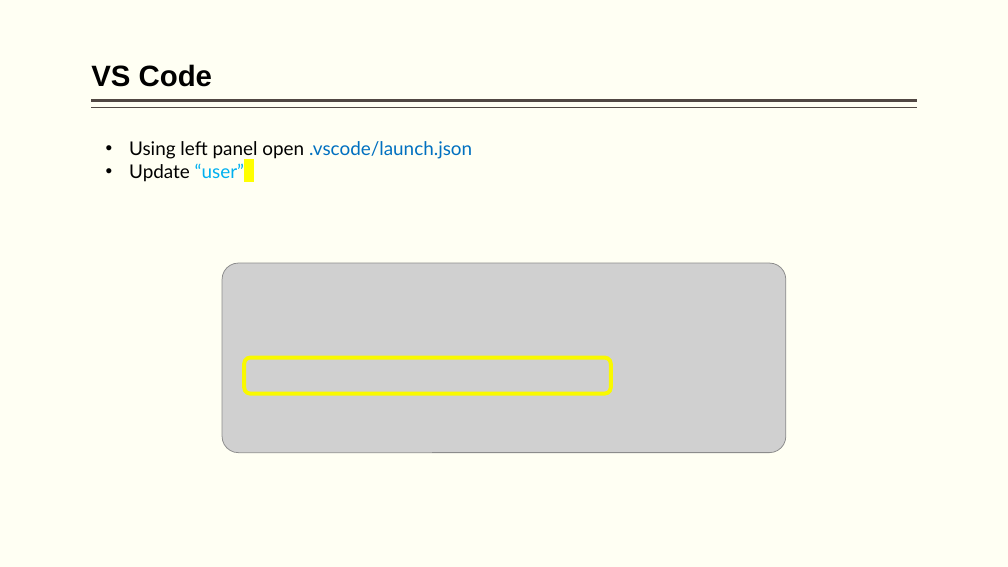
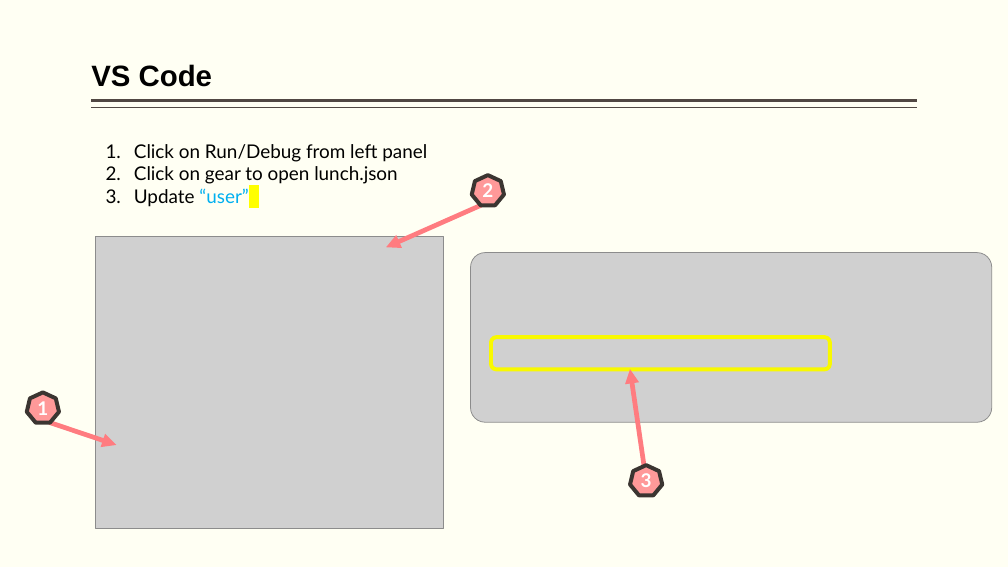
Before and after one commit to hpccsystems-solutions-lab/ScheduledFlights-Workshop, a slide deck: slide 31 of BigData-ECL.pptx. Drawn at 1008x567 pixels with LibreOffice and Linux fonts; fonts in the diff are those of the drawing; grey boxes stand for pictures. Boxes give left, top, right and bottom in pixels: in the first picture for what was removed or moved away, otherwise in the second. Text is boxed around its words. In the diff, an @@ line names an element or a change of style, - is before the commit and + after.

Commit message:
.\BigData-ECL.pptx

```diff
--- a/BigData-ECL.pptx
+++ b/BigData-ECL.pptx
@@ text at box(134, 144, 427, 184): text changed; text colour #0070C0 to #000000 @@
-• Using left panel open .vscode/launch.json
+1. Click on Run/Debug from left panel
+2. Click on gear to open lunch.json
@@ heptagon added at box(472, 175, 504, 206), fill #FF9999, outline #3C3532 3.78 pt, 18 pt, text #FFFFFF, bold @@
+2
@@ text at box(134, 188, 248, 207): bullet • to 1. @@
@@ arrow added from (481, 206) to (386, 247), #FF7C80 4.5 pt @@
@@ picture added at box(96, 237, 444, 529) @@
@@ picture: place and size @@
-picture at box(222, 263, 786, 453)
+picture at box(470, 253, 991, 422)
@@ rounded rectangle: place and size @@
-rounded rectangle at box(244, 358, 611, 394)
+rounded rectangle at box(492, 337, 830, 370)
@@ arrow added from (647, 480) to (630, 369), #FF7C80 4.5 pt @@
@@ heptagon added at box(26, 392, 59, 423), fill #FF9999, outline #3C3532 3.78 pt, 18 pt, text #FFFFFF, bold @@
+1
@@ arrow added from (50, 423) to (116, 445), #FF7C80 4.5 pt @@
@@ heptagon added at box(630, 465, 662, 495), fill #FF9999, outline #3C3532 3.78 pt, 18 pt, text #FFFFFF, bold @@
+3
```
